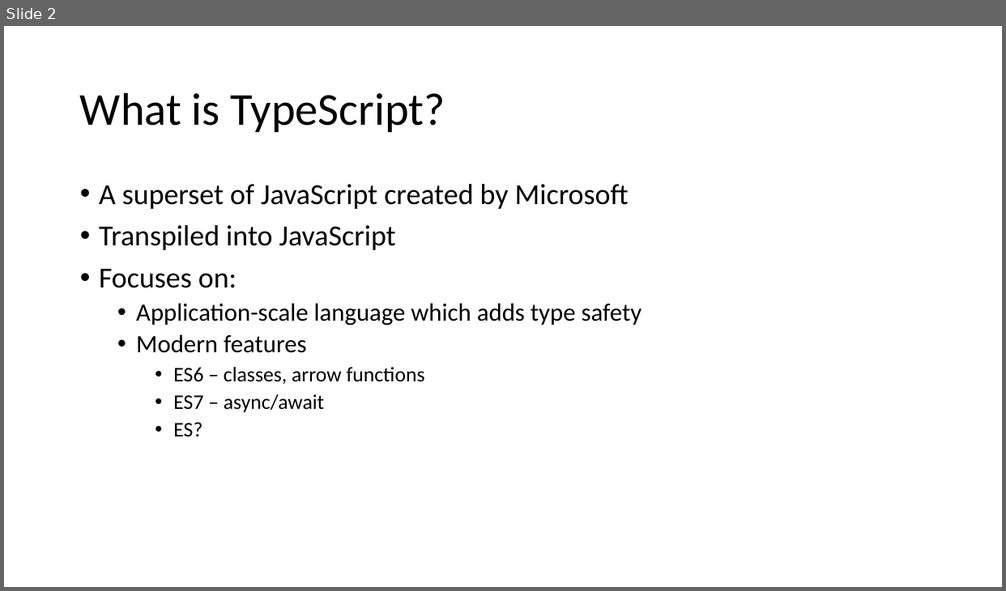
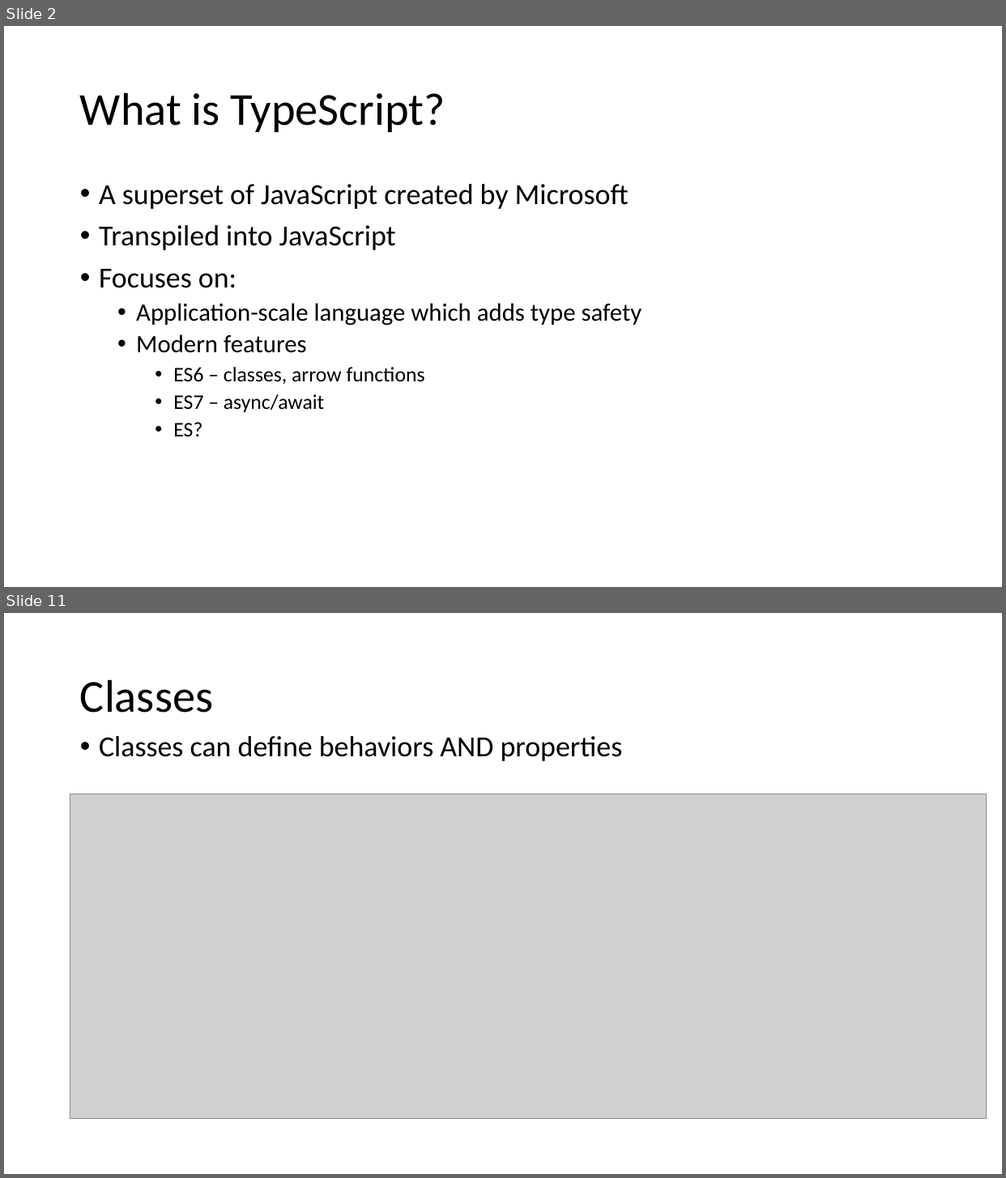
Before and after one commit to schneidenbach/Angular2-AspNetCore-TypeScript-Workshop, a slide deck: slides/1 - TypeScript.pptx. Shown one above the other, each under a label of ours: slide 2 before the commit, slides 2 and 11 after it; the slides between them are not shown. The pictures are 1006x591 and 1006x1178 pixels, drawn with LibreOffice and Linux fonts; fonts in the diff are those of the drawing; grey boxes stand for pictures. Boxes give left, top, right and bottom in pixels: in the first picture for what was removed or moved away, otherwise in the second. Text is boxed around its words. In the diff, an @@ line names an element or a change of style, - is before the commit and + after.

```diff
--- a/slides/1 - TypeScript.pptx
+++ b/slides/1 - TypeScript.pptx
@@ slide 11 added at (x1=4, y1=613, x2=1002, y2=1174), background #FFFFFF @@
@@ title added at (x1=80, y1=679, x2=213, y2=713), 44 pt, text #000000 @@
+Classes
@@ text added at (x1=99, y1=736, x2=623, y2=761), 28 pt, text #000000 @@
+• Classes can define behaviors AND properties
@@ picture added at (x1=70, y1=794, x2=987, y2=1118) @@
```
Also in this commit, not shown: 16 other slides added, 2 slides removed, 14 other files.
